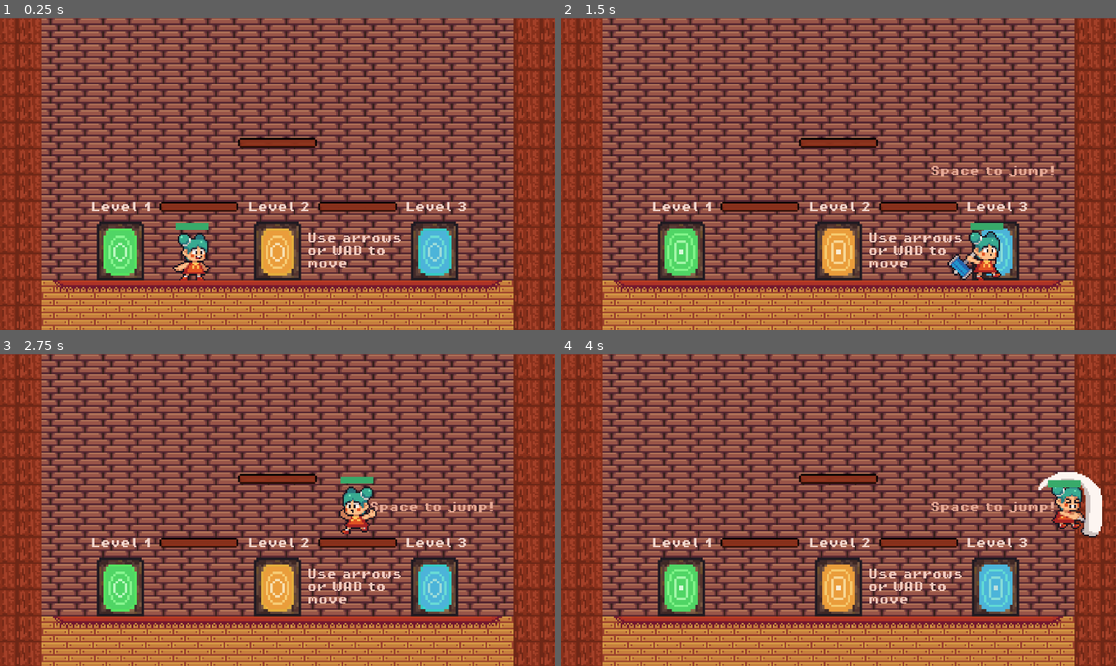
Above: before the commit, frames 1-4 (two rows, left to right).
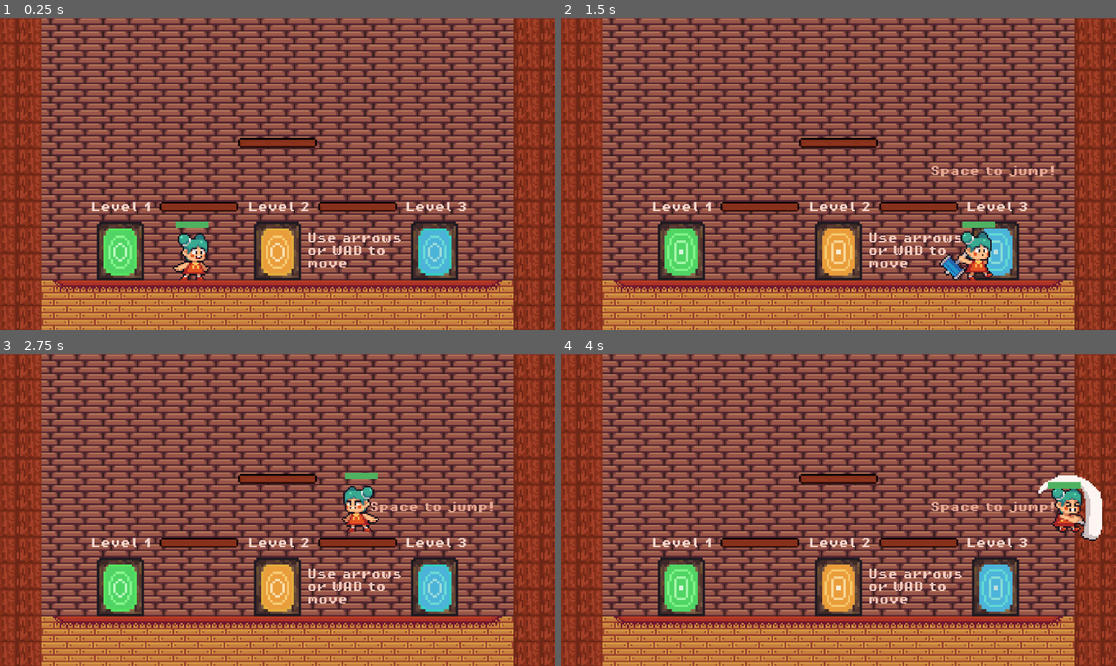
Above: after the commit, the same moments.

Repository: CakeRun/Vaerkstedsuge.github-brug-denne
Game: Godot game, scene res://main_scenes/tutroial_scene/MainTutorialScene.tscn
Same seed, same stepped clock (60 frames per second), same inputs: the game is played once before the commit and once after it.
Inputs:
- Up to frame 1 (0.25 s): no input
- Up to frame 2 (1.5 s): hold D (move_right) from 0.53 s (still down); tap Space (jump) at 0.6, 0.77, 1.07 s; tap X (attack) at 1.35 s
- Up to frame 3 (2.75 s): tap Space (jump) at 1.52, 1.55, 1.82, 2.3 s; release D (move_right) at 2.03 s; hold A (move_left) from 2.03 s (still down); tap E (enter) at 2.1 s
- Up to frame 4 (4 s): release A (move_left) at 2.78 s; hold D (move_right) from 2.78 s (still down); tap Space (jump) at 2.85, 3.02, 3.32, 3.77, 3.8 s; tap X (attack) at 3.6 s

The runs differ from the first frame. In frame 1, less than 0.1% of the frame differs, in the area x 31-38%, y 65-68%; in frame 2, 1.2%, in the area x 68-80%, y 65-85%; in frame 3, 0.8%; in frame 4, 1.0%.
Error after the commit: Attempt to call function 'play' in base 'null instance' on a null instance. (res://Player/player_script.gd:34)

Commit message:
måske cursed?

Diff:
--- a/GoDot/Player/Player.tscn
+++ b/GoDot/Player/Player.tscn
@@ -6,7 +6,6 @@
 [ext_resource type="Texture2D" uid="uid://copwr4bxl7fhd" path="res://Graphics/Player/Falling (32 x 32).png" id="4_fmkyv"]
 [ext_resource type="Texture2D" uid="uid://dafeysir5ql8x" path="res://Graphics/Player/Running.png" id="5_es2li"]
 [ext_resource type="AudioStream" uid="uid://dwfajt8k84vx2" path="res://audio/bonk-sound-effect-36055.wav" id="6_567bl"]
-[ext_resource type="AudioStream" uid="uid://duwcl3eqrjag" path="res://audio/jump.wav" id="7_u6trl"]
 
 [sub_resource type="AtlasTexture" id="AtlasTexture_tmjrd"]
 atlas = ExtResource("2_5gmgr")
@@ -209,7 +208,7 @@
 bg_color = Color(0.857869, 0.310185, 0.180744, 1)
 
 [sub_resource type="StyleBoxFlat" id="StyleBoxFlat_5riy3"]
-bg_color = Color(0.219608, 0.666667, 0.415686, 1)
+bg_color = Color(0.304907, 0.696486, 0.376954, 1)
 
 [node name="Player" type="CharacterBody2D"]
 z_index = 1
@@ -237,18 +236,14 @@
 
 [node name="HealthBar" type="ProgressBar" parent="."]
 offset_left = -12.0
-offset_top = -35.0
+offset_top = -36.0
 offset_right = 8.0
-offset_bottom = -31.0
-scale = Vector2(1, 1.05093)
+offset_bottom = -32.0
 theme_override_styles/background = SubResource("StyleBoxFlat_ih17x")
 theme_override_styles/fill = SubResource("StyleBoxFlat_5riy3")
 max_value = 6.0
 value = 5.0
 show_percentage = false
 
-[node name="hit" type="AudioStreamPlayer2D" parent="."]
+[node name="AudioStreamPlayer2D" type="AudioStreamPlayer2D" parent="."]
 stream = ExtResource("6_567bl")
-
-[node name="jump" type="AudioStreamPlayer2D" parent="."]
-stream = ExtResource("7_u6trl")
Not shown: 2 places in GoDot/Level 1 (green)/Level 1.tscn that only renumber resources
Not shown: 1 places in GoDot/Player/Player.tscn that only renumber resources
Not shown: 1 places in GoDot/level 3 (winter)/level_3.tscn that only renumber resources
Not shown: 1 places in GoDot/main_scenes/tutroial_scene/MainTutorialScene.tscn that only renumber resources
